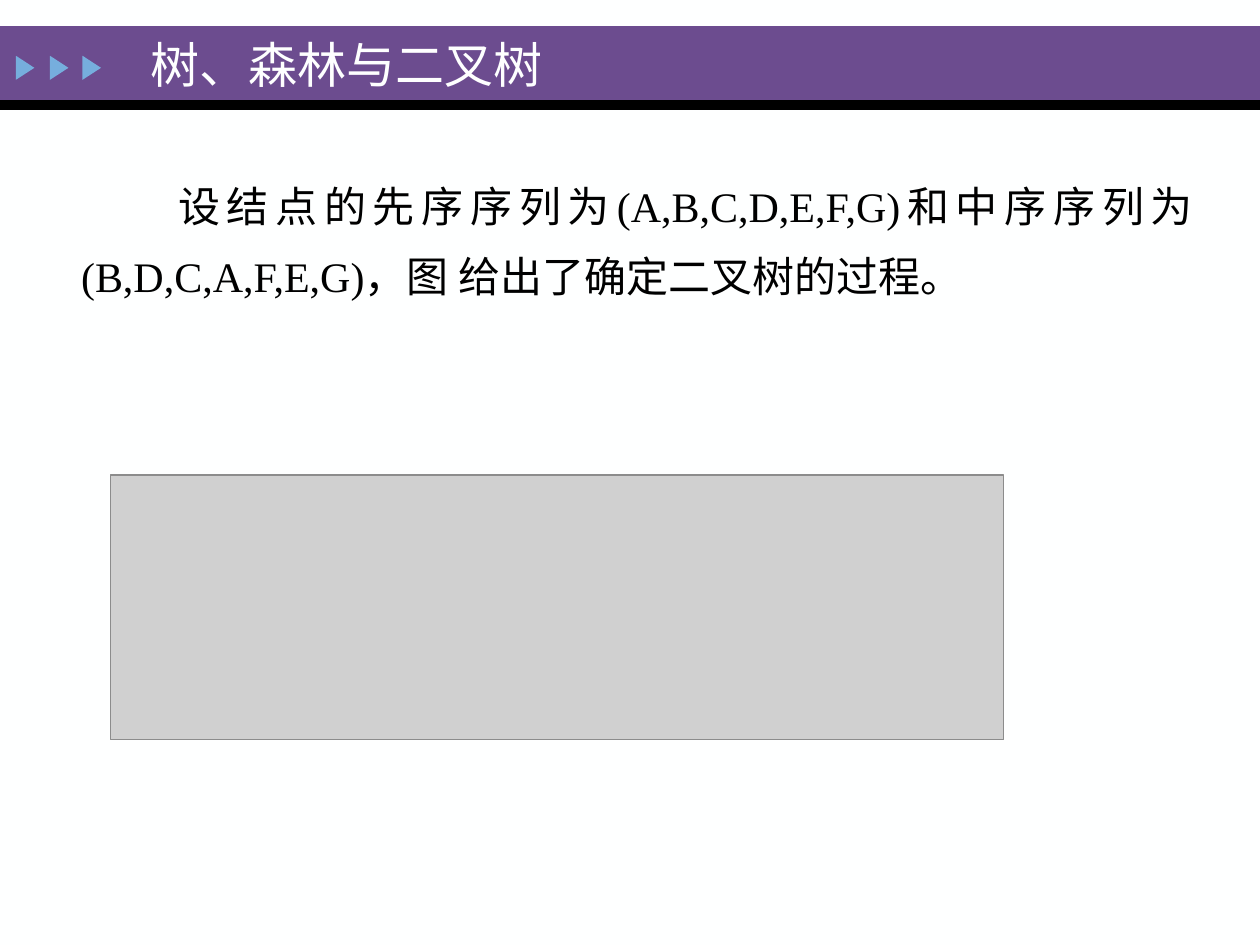
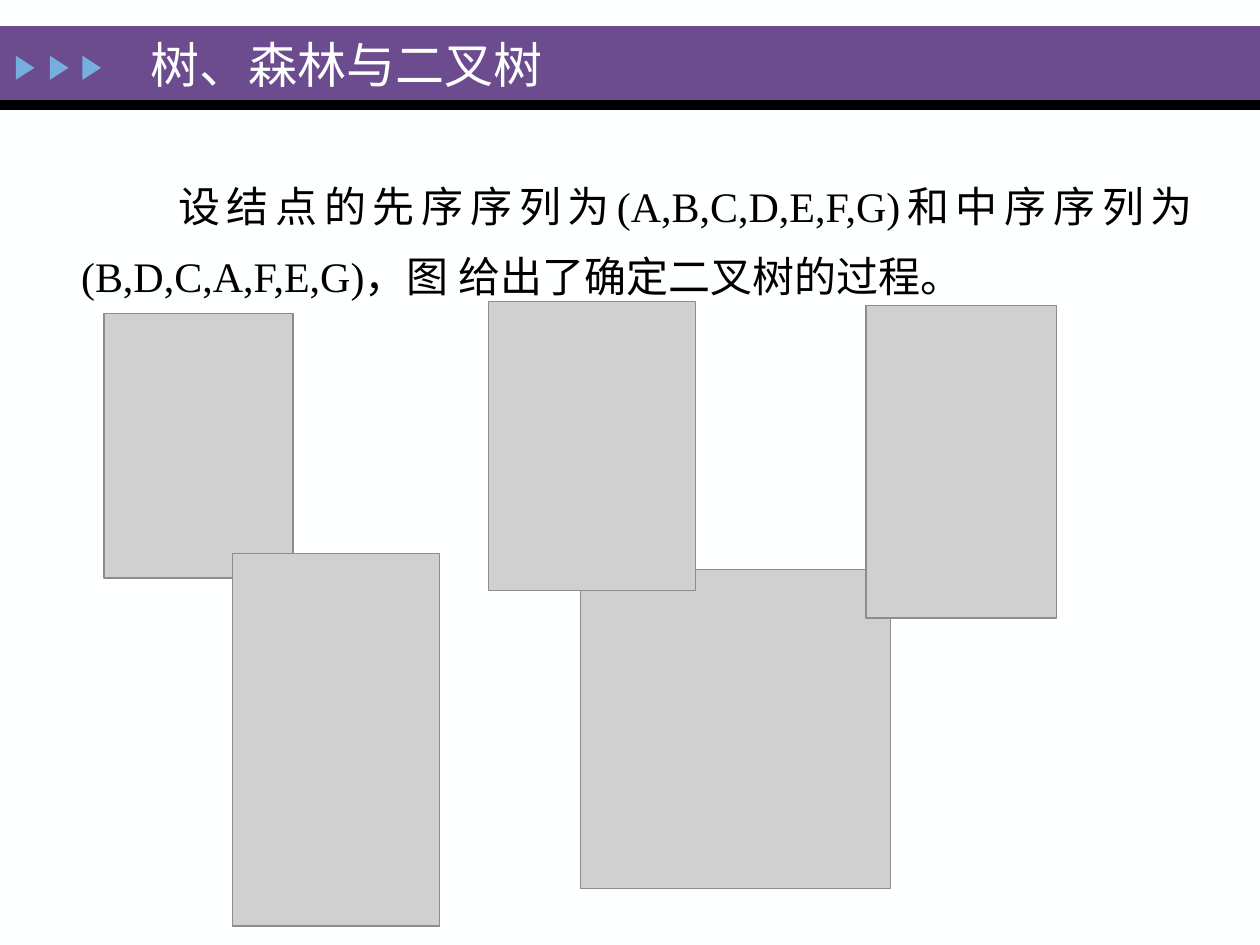
Before and after one commit to zeemeil/zeemeil.github.io, a slide deck: slide 148 of files/2025_1_DS/0402_DS_Tree.pptx. Drawn at 1260x945 pixels with LibreOffice and Linux fonts; fonts in the diff are those of the drawing; grey boxes stand for pictures. Boxes give left, top, right and bottom in pixels: in the first picture for what was removed or moved away, otherwise in the second. Text is boxed around its words. In the diff, an @@ line names an element or a change of style, - is before the commit and + after.

```diff
--- a/files/2025_1_DS/0402_DS_Tree.pptx
+++ b/files/2025_1_DS/0402_DS_Tree.pptx
@@ picture added at (x1=105, y1=314, x2=294, y2=578) @@
@@ picture added at (x1=489, y1=301, x2=696, y2=590) @@
@@ picture added at (x1=866, y1=305, x2=1056, y2=617) @@
@@ picture removed at (x1=111, y1=475, x2=1004, y2=740) @@
@@ picture added at (x1=232, y1=553, x2=438, y2=926) @@
@@ picture added at (x1=580, y1=570, x2=890, y2=888) @@
```
Also in this commit, not shown: 9 other slides changed, 5 other files.
